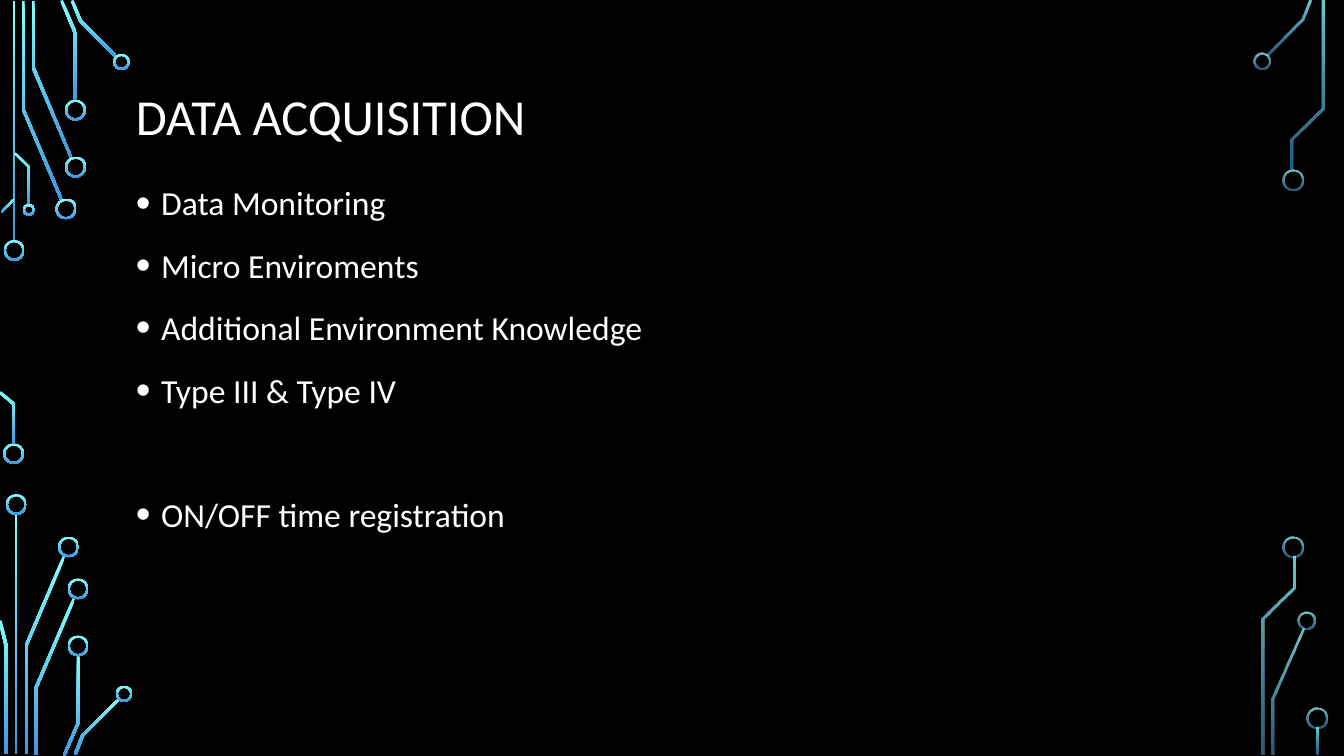
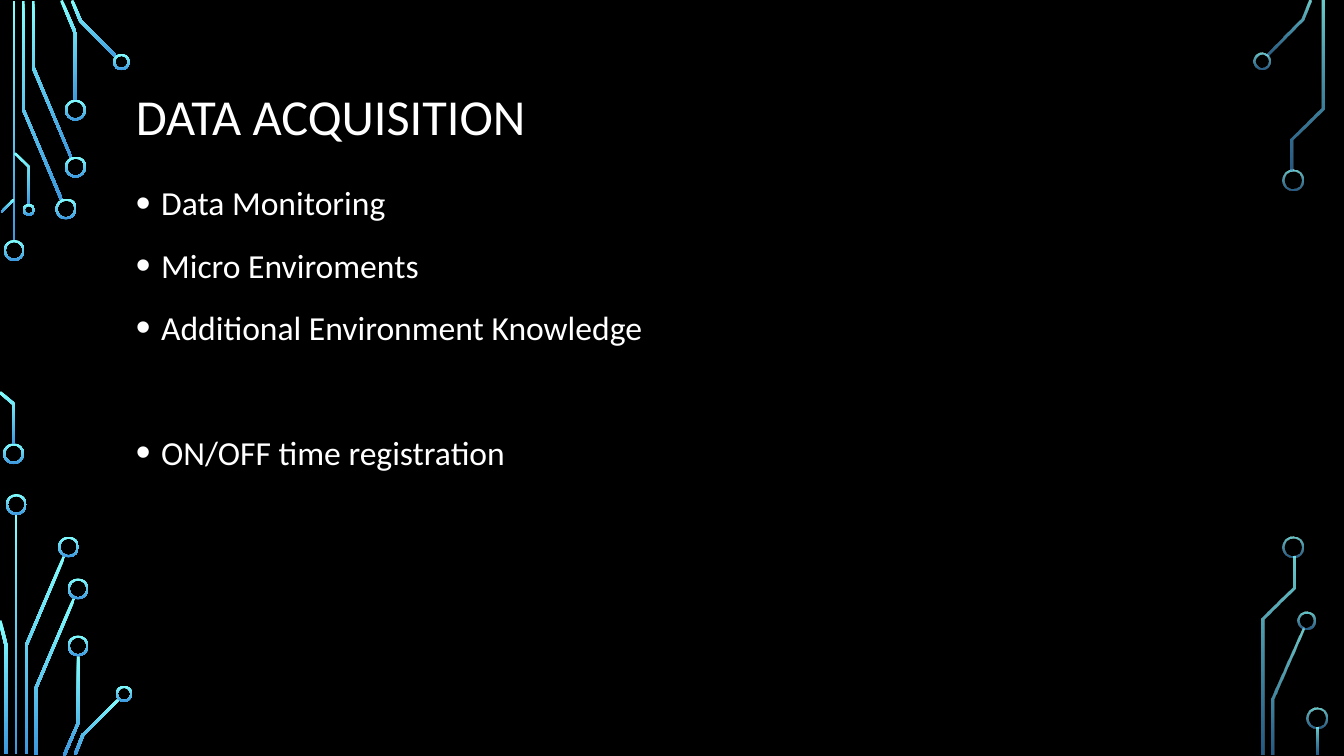
Before and after one commit to RuneHeick/Speciale, a slide deck: slide 19 of Præsentation/presentation.pptx (slide 18 before the commit). Drawn at 1344x756 pixels with LibreOffice and Linux fonts; fonts in the diff are those of the drawing; background and template pictures are left out. Boxes give left, top, right and bottom in pixels: in the first picture for what was removed or moved away, otherwise in the second. Text is boxed around its words. In the diff, an @@ line names an element or a change of style, - is before the commit and + after.

```diff
--- a/Præsentation/presentation.pptx
+++ b/Præsentation/presentation.pptx
@@ text at <box>161,381,396,409</box>: paragraph removed @@
-• Type III & Type IV
```
Also in this commit, not shown: 13 other slides changed, 2 slides added, 1 slide removed, 1 other file.
